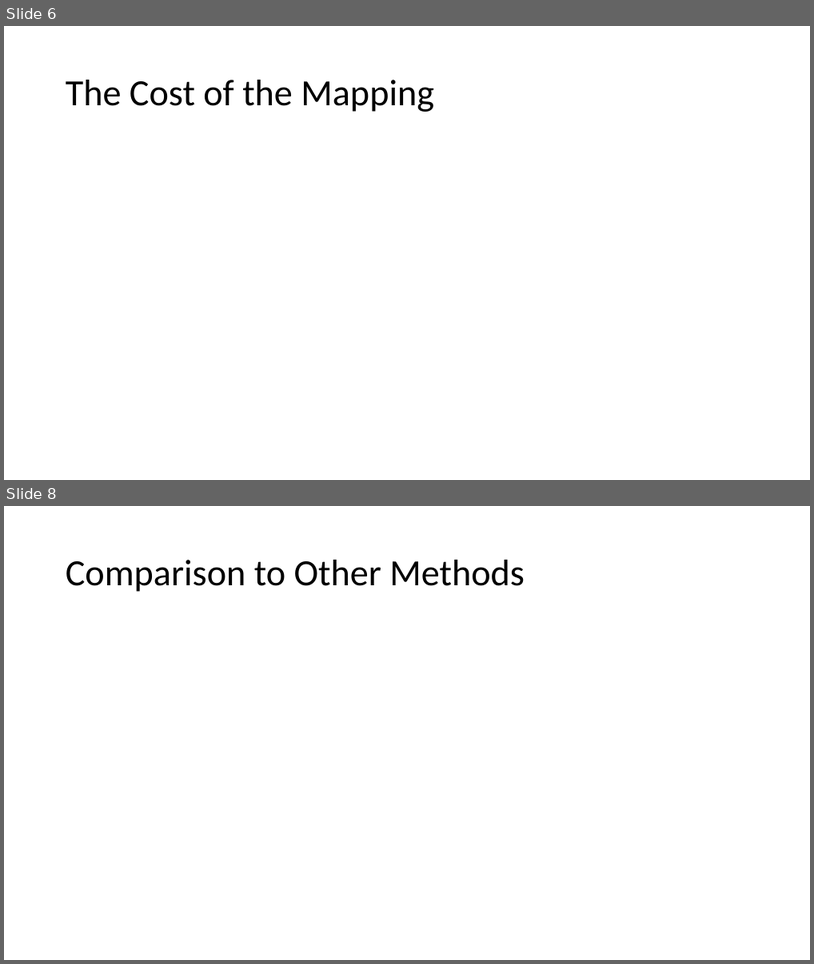
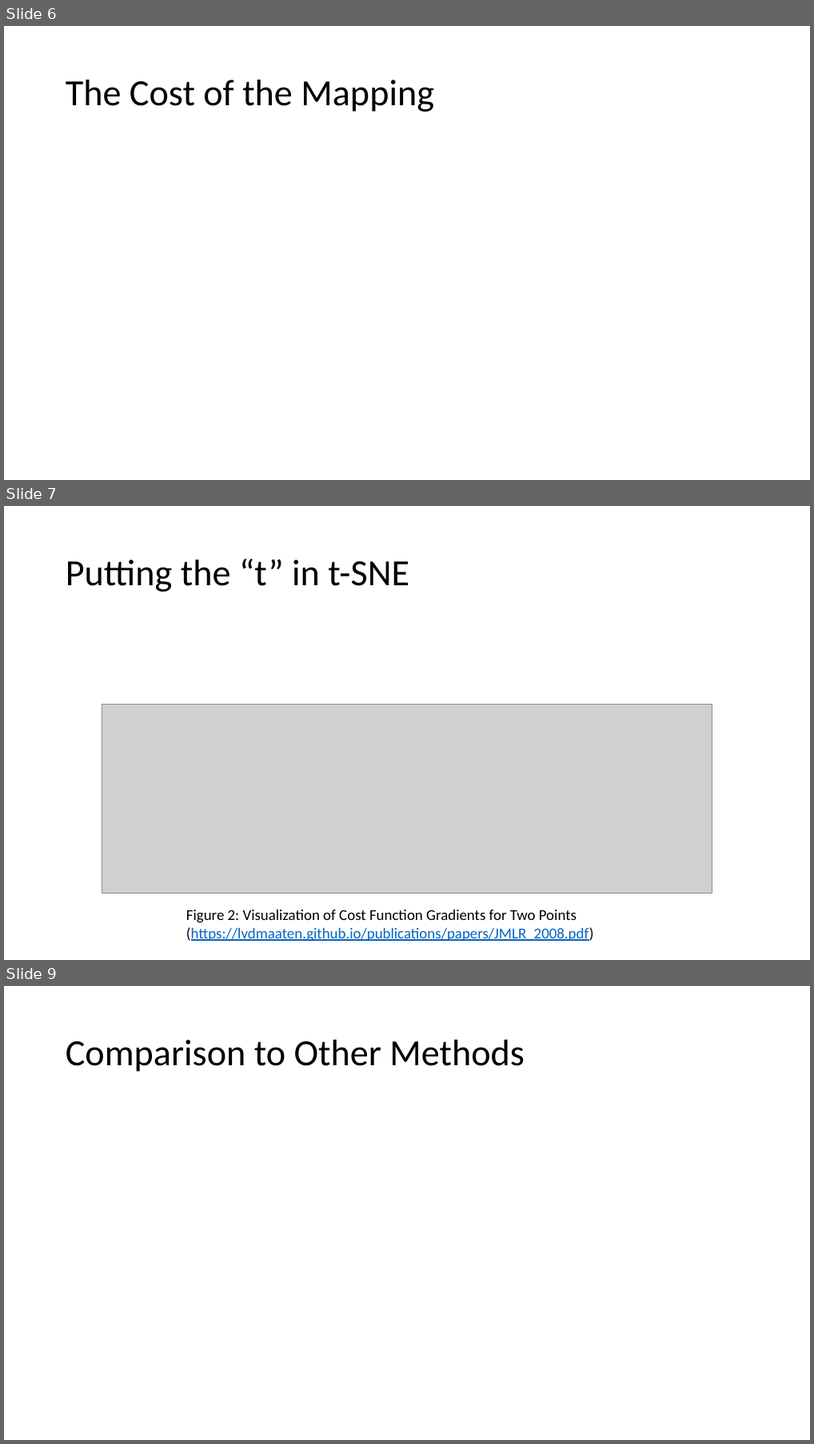
Before and after one commit to nbv3/math465_tsne, a slide deck: math465_tsne.pptx. Shown one above the other, each under a label of ours: slides 6 and 8 before the commit, slides 6, 7 and 9 after it; the slides between them are not shown. The pictures are 814x964 and 814x1444 pixels, drawn with LibreOffice and Linux fonts; fonts in the diff are those of the drawing; grey boxes stand for pictures. Boxes give left, top, right and bottom in pixels: in the first picture for what was removed or moved away, otherwise in the second. Text is boxed around its words. In the diff, an @@ line names an element or a change of style, - is before the commit and + after.

```diff
--- a/math465_tsne.pptx
+++ b/math465_tsne.pptx
@@ slide 7 added at [4, 506, 810, 960], background #FFFFFF @@
@@ title added at [66, 559, 410, 592], 44 pt, text #000000 @@
+Putting the “t” in t-SNE
@@ picture added at [102, 704, 713, 892] @@
@@ text added at [186, 909, 594, 941], 18 pt, text #0563C1, underline @@
+Figure 2: Visualization of Cost Function Gradients for Two Points (https://lvdmaaten.github.io/publications/papers/JMLR_2008.pdf)
@@ what was slide 8 is now slide 9 @@
```
Also in this commit, not shown: 3 other slides added, 1 slide removed, 4 other files.
